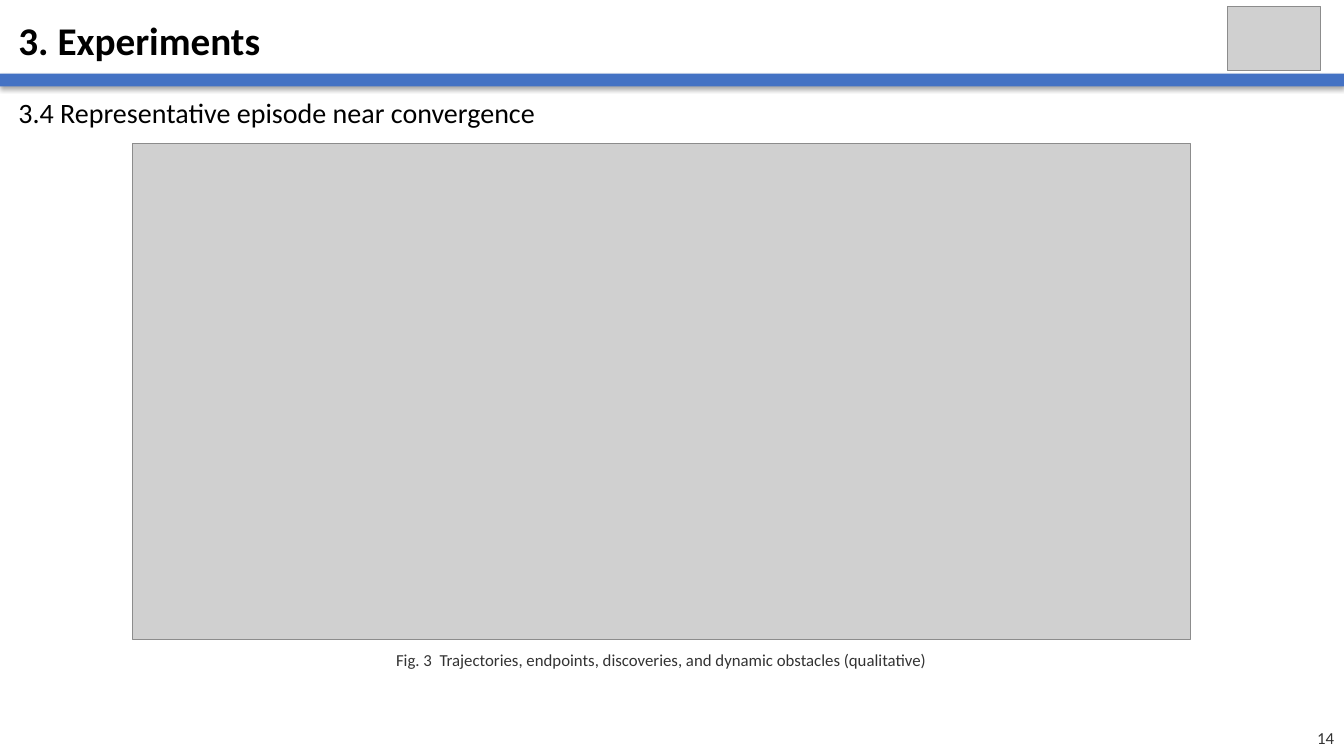
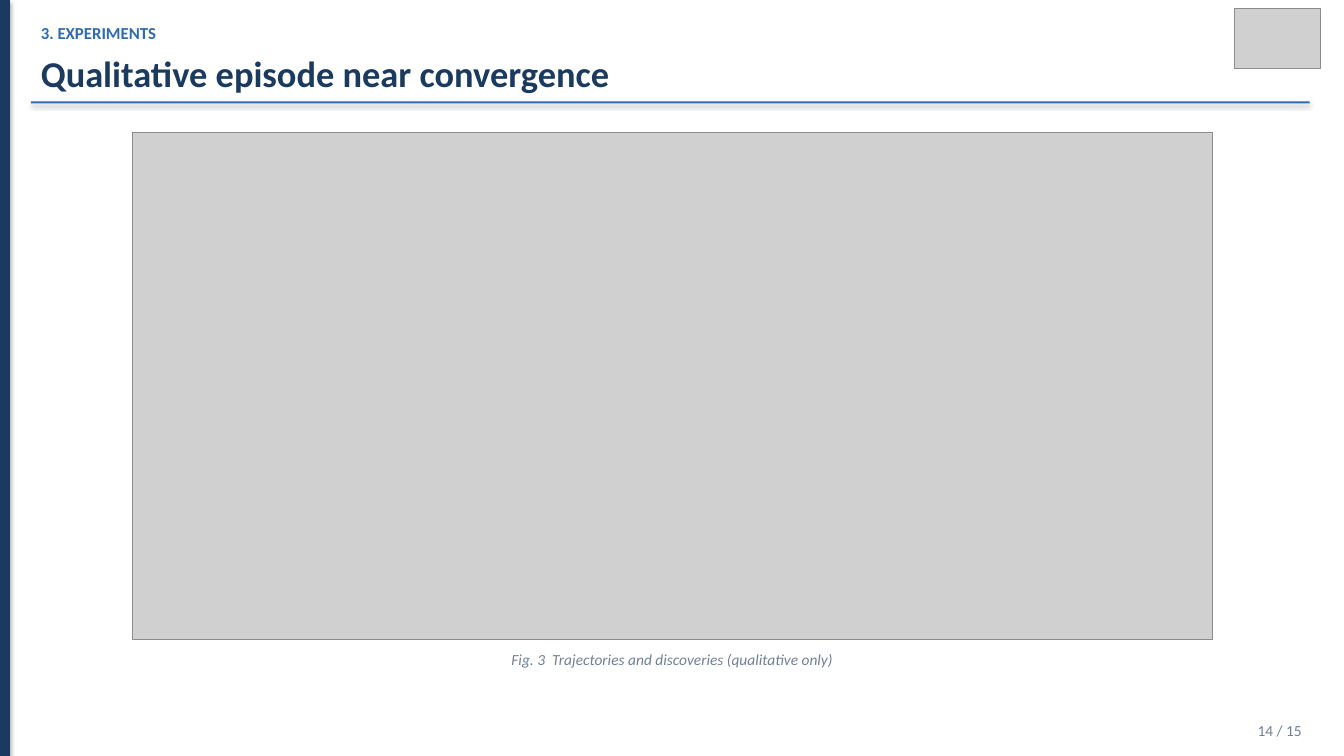
Before and after one commit to kuangyinying039/uav-swarm, a slide deck: slide 14 of presentations/CAC_IC_HGAT_MAPPO.pptx. Drawn at 1344x756 pixels with LibreOffice and Linux fonts; fonts in the diff are those of the drawing; grey boxes stand for pictures. Boxes give left, top, right and bottom in pixels: in the first picture for what was removed or moved away, otherwise in the second. Text is boxed around its words. In the diff, an @@ line names an element or a change of style, - is before the commit and + after.

```diff
--- a/presentations/CAC_IC_HGAT_MAPPO.pptx
+++ b/presentations/CAC_IC_HGAT_MAPPO.pptx
@@ rectangle added at <box>0,0,10,756</box>, fill #1B3A5F @@
@@ text at <box>41,28,156,39</box>: text changed; size 28 to 12 pt; text colour #000000 to #2E6BB0 @@
-3. Experiments
+3. EXPERIMENTS
@@ picture: place and size @@
-picture at <box>1228,6,1322,71</box>
+picture at <box>1235,9,1321,69</box>
@@ text at <box>41,61,610,93</box>: text changed; size 20 to 26 pt; text colour #000000 to #1B3A5F; bold on @@
-3.4 Representative episode near convergence
+Qualitative episode near convergence
@@ rectangle: place and size @@
-rectangle at <box>0,74,1344,87</box>
+rectangle at <box>31,102,1311,104</box>
@@ rectangle at <box>31,102,1311,104</box>: fill #4472C4 to #2E6BB0 @@
@@ picture: place and size @@
-picture at <box>132,143,1191,639</box>
+picture at <box>132,132,1213,639</box>
@@ text at <box>511,654,833,668</box>: text changed; size 12 to 11 pt; text colour #333333 to #718096; italic on @@
-Fig. 3 Trajectories, endpoints, discoveries, and dynamic obstacles (qualitative)
+Fig. 3 Trajectories and discoveries (qualitative only)
@@ text at <box>1258,726,1302,736</box>: text changed; size 12 to 11 pt; text colour #333333 to #718096 @@
-14
+14 / 15
```
Also in this commit, not shown: 14 other slides changed, 1 slide added, 1 slide removed, 5 other files.
